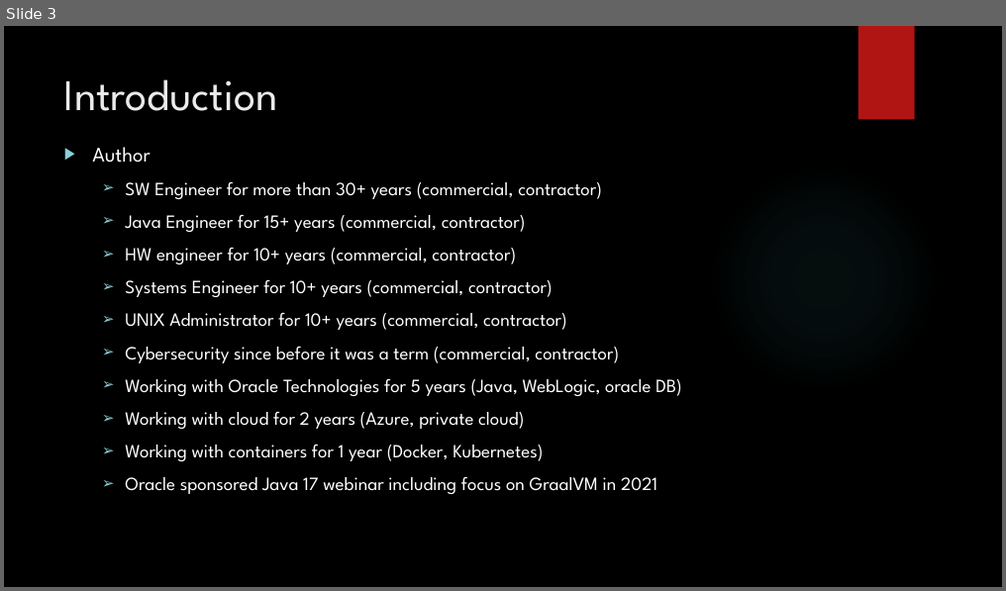
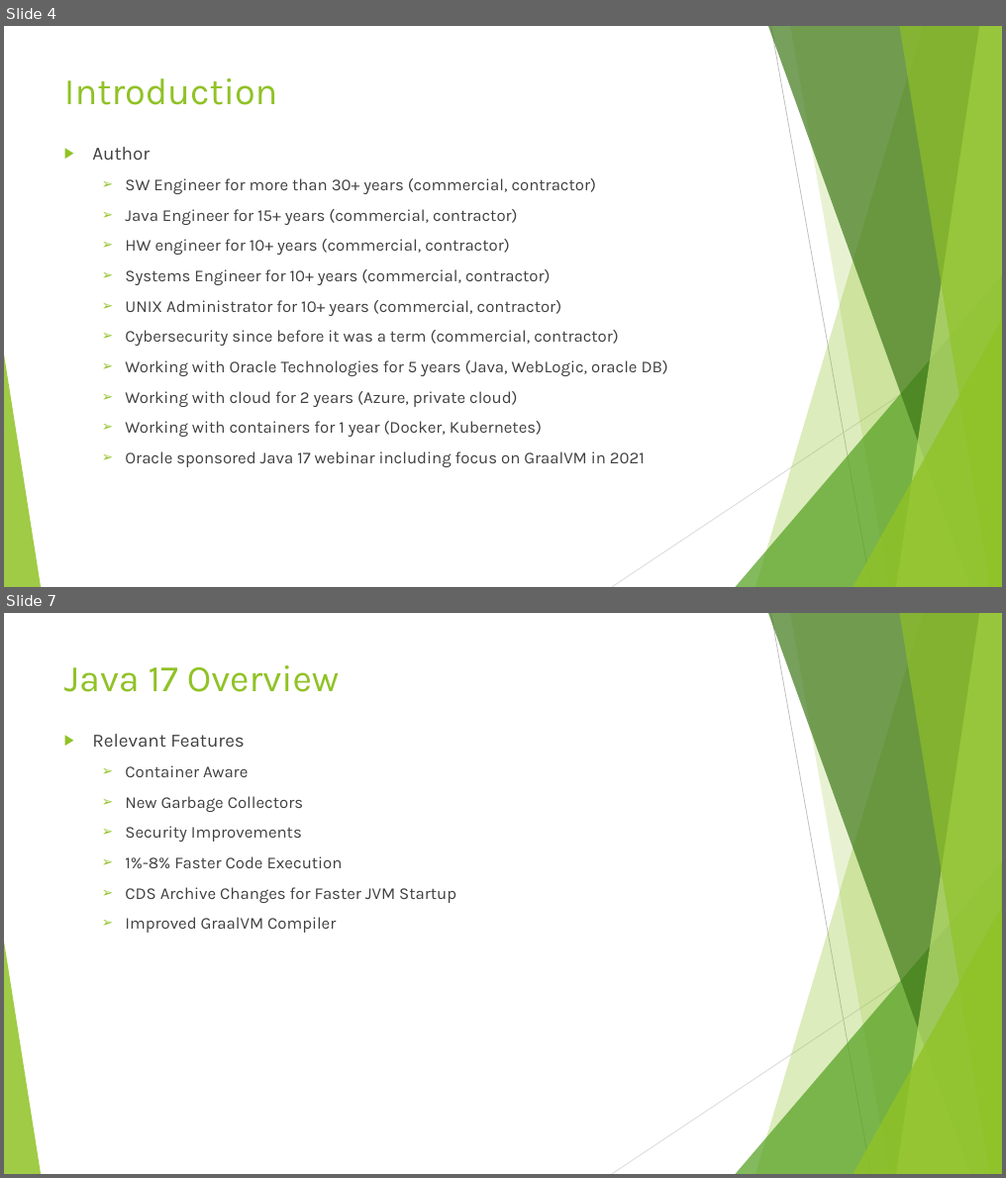
Before and after one commit to Rohan427/Qpid4Graal, a slide deck: doc/reference/GraalVm _Upgrade.pptx. Shown one above the other, each under a label of ours: slide 3 before the commit, slides 4 and 7 after it; the slides between them are not shown. The pictures are 1006x591 and 1006x1178 pixels, drawn with LibreOffice and Linux fonts; fonts in the diff are those of the drawing; background and template pictures are left out. Boxes give left, top, right and bottom in pixels: in the first picture for what was removed or moved away, otherwise in the second. Text is boxed around its words. In the diff, an @@ line names an element or a change of style, - is before the commit and + after.

Commit message:
GraalVM Upgrade PPT v2

```diff
--- a/doc/reference/GraalVm _Upgrade.pptx
+++ b/doc/reference/GraalVm _Upgrade.pptx
@@ slide 7 added at box(4, 613, 1002, 1174), background #FFFFFF; not listed: 10 template elements that a slide beside it also shows @@
@@ title added at box(64, 665, 339, 692), 36 pt, text #90C226 @@
+Java 17 Overview
@@ text added at box(92, 734, 456, 933), 16 pt, text #404040 @@
+▶ Relevant Features
+  ➢ Container Aware
+  ➢ New Garbage Collectors
+  ➢ Security Improvements
+  ➢ 1%-8% Faster Code Execution
+  ➢ CDS Archive Changes for Faster JVM Startup
+  ➢ Improved GraalVM Compiler
@@ what was slide 3 is now slide 4 @@
@@ slide 4 changed as well @@
@@ background picture (left out) to #FFFFFF @@
@@ rectangle removed at box(858, 26, 915, 120) @@
@@ title "Introduction" at box(64, 78, 278, 105): size 42 to 36 pt, font League Spartan to Karla, text colour #EBEBEB to #90C226 @@
@@ text "Author" at box(92, 147, 668, 468): size 20 to 18 pt in "Author"; font League Spartan to Karla, text colour #FFFFFF to #404040, size 18 to 16 pt; bullet colour #8AD0D6 to #90C226 @@
@@ ellipse removed at box(709, 163, 939, 393) @@
@@ group added at box(4, 26, 1002, 587): 5 freeform shapes, 3 triangles, 2 lines @@
```
Also in this commit, not shown: 9 other slides changed, 12 other slides added.
